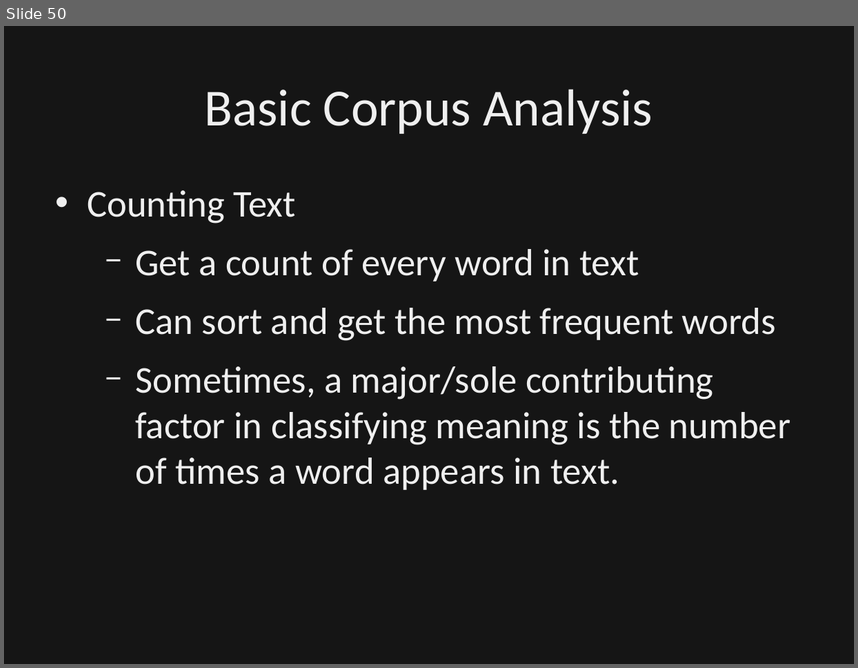
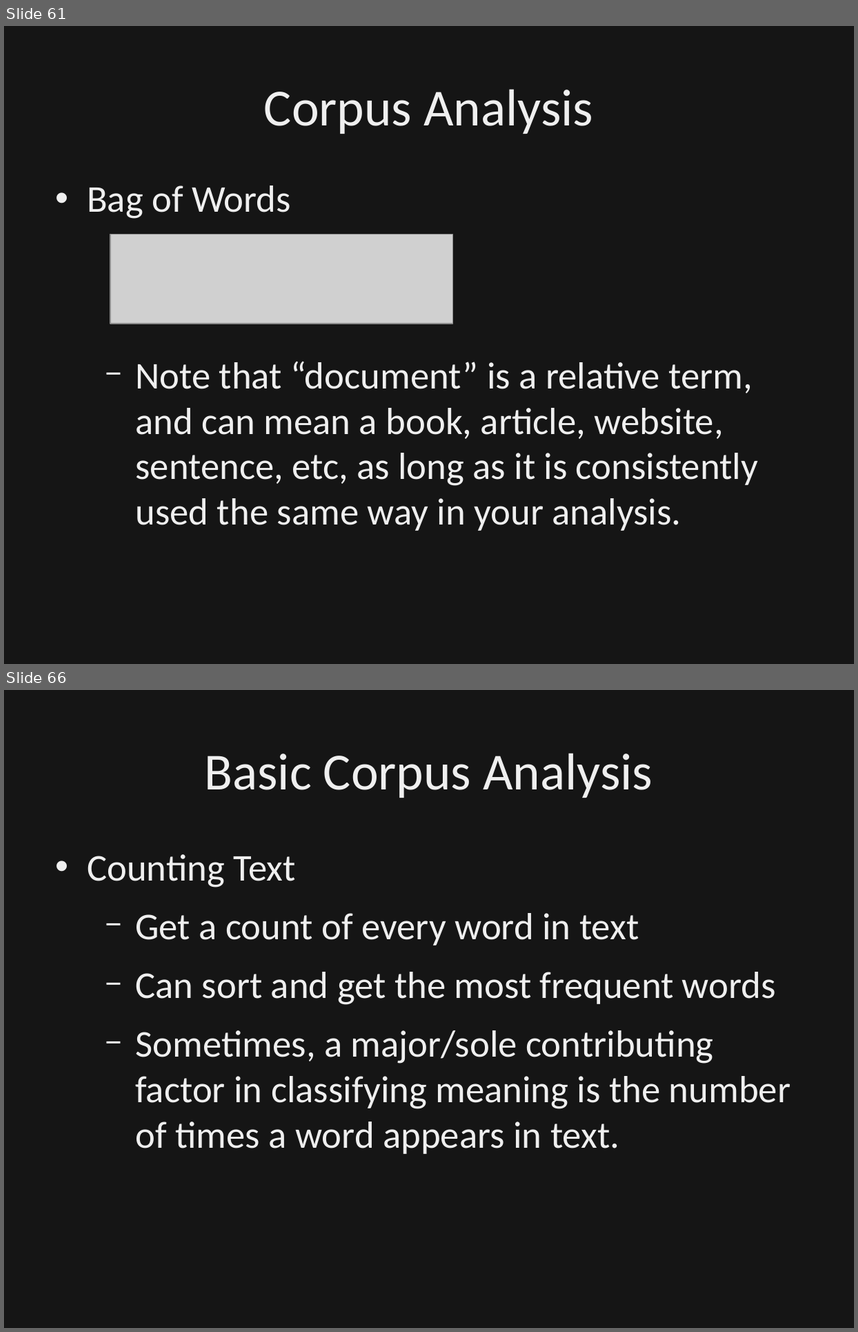
Before and after one commit to dbowmans46/PracticalProgramming, a slide deck: Session 7 - Python/Instructional Material/Session 7 - Python Brief Intro to NLP.odp. Shown one above the other, each under a label of ours: slide 50 before the commit, slides 61 and 66 after it; the slides between them are not shown. The pictures are 858x668 and 858x1332 pixels, drawn with LibreOffice and Linux fonts; fonts in the diff are those of the drawing; grey boxes stand for pictures; background and template pictures are left out; a plain dark background stands for a picture behind light text. Boxes give left, top, right and bottom in pixels: in the first picture for what was removed or moved away, otherwise in the second. Text is boxed around its words. In the diff, an @@ line names an element or a change of style, - is before the commit and + after.

Commit message:
Combined basic text analysis and text classificatoin slides.  Added slides for bag of words and word embedding.  Created python file for corpus analysis examples.  Clarified POS tagger.

```diff
--- a/Session 7 - Python/Instructional Material/Session 7 - Python Brief Intro to NLP.odp
+++ b/Session 7 - Python/Instructional Material/Session 7 - Python Brief Intro to NLP.odp
@@ slide 61 added at (x1=4, y1=26, x2=854, y2=664), background picture (left out) @@
@@ rectangle added at (x1=4, y1=26, x2=854, y2=664), fill #000000 at 50% opacity, outline #000000 0 pt @@
@@ title added at (x1=264, y1=89, x2=593, y2=134), 44 pt, text #EFEFEF @@
+Corpus Analysis
@@ text added at (x1=87, y1=185, x2=758, y2=530), 32 pt, text #EFEFEF @@
+• Bag of Words
+  − Note that “document” is a relative term, and can mean a book, article, website, sentence, etc, as long as it is consistently used the same way in your analysis.
@@ picture added at (x1=110, y1=234, x2=452, y2=323) @@
@@ what was slide 50 is now slide 66 @@
```
Also in this commit, not shown: 8 slides changed, 13 other slides added, 2 slides removed, 1 other file.
